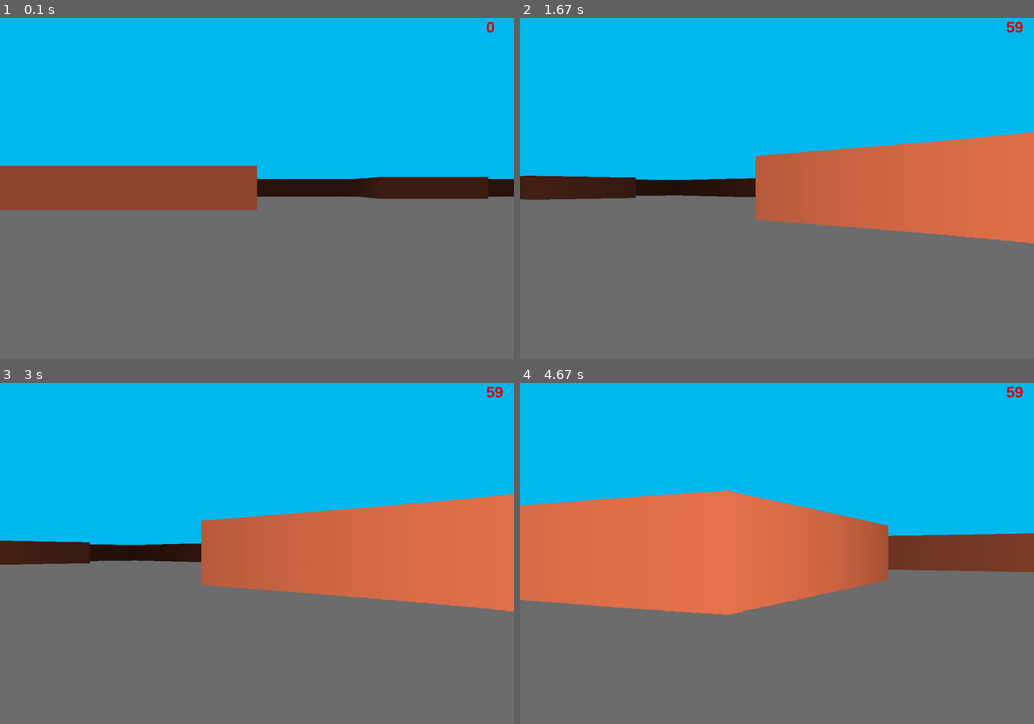
Above: before the commit, frames 1-4 (two rows, left to right).
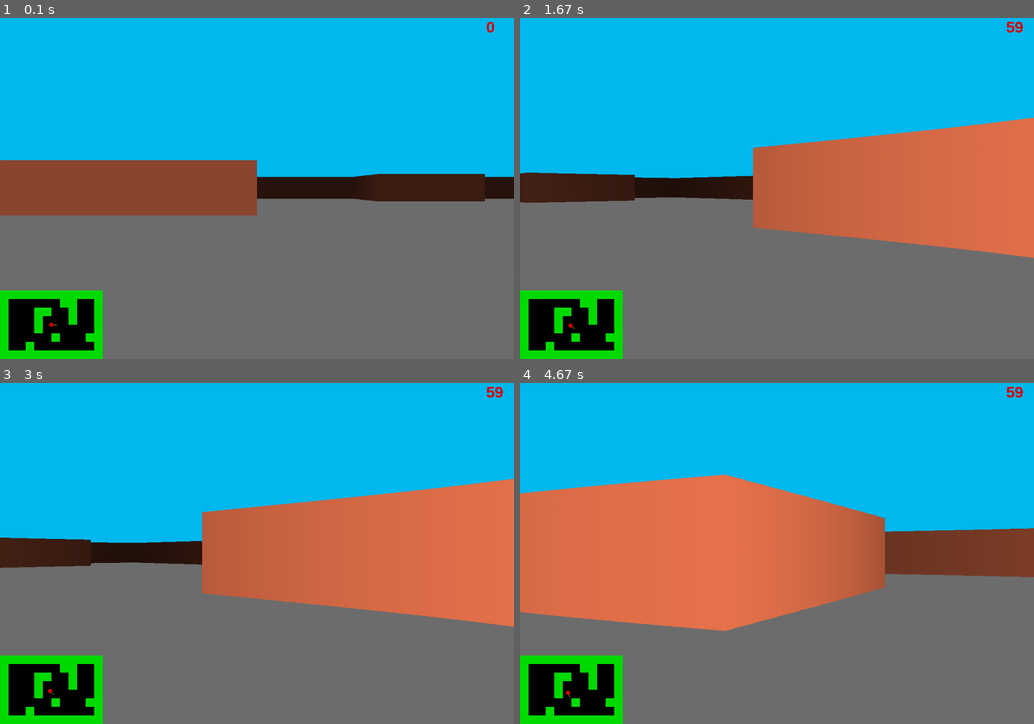
Above: after the commit, the same moments.

Repository: Ingv4r/3d_pygame
Game: pygame game, started from main.py
Same seed, same stepped clock (60 frames per second), same inputs: the game is played once before the commit and once after it.
Inputs:
- Up to frame 1 (0.1 s): no input
- Up to frame 2 (1.67 s): hold Right 0.33-0.8 s; hold Right 0.83-1.3 s; hold D 0.83-1.3 s; hold Left from 1.33 s (still down); hold A from 1.33 s (still down)
- Up to frame 3 (3 s): release Left at 1.87 s; release A at 1.87 s; hold Left 1.9-2.3 s; hold A 1.9-2.3 s; hold Right 2.33-2.97 s; hold D 2.33-2.97 s
- Up to frame 4 (4.67 s): hold Left 3-3.47 s; hold A 3-3.47 s; hold Right 3.5-3.97 s; hold D 3.5-3.97 s; hold Right 4-4.47 s; hold D 4-4.47 s; hold Left from 4.5 s (still down); hold A from 4.5 s (still down)

The runs differ from the first frame. In frame 1, 6.5% of the frame differs, in the area x 0-100%, y 41-100%; in frame 2, 8.6%; in frame 3, 9.0%; in frame 4, 11%, in the area x 0-100%, y 26-100%.

Commit message:
optimization and adding a minimap

Diff:
--- a/drawing.py
+++ b/drawing.py
@@ -1,10 +1,12 @@
 import pygame
 from settings import *
 from ray_casting import ray_casting
+from map import mini_map
 
 class Drawing():
-    def __init__(self, screen):
+    def __init__(self, screen, sc_map):
         self.screen = screen
+        self.sc_map = sc_map
         self.font = pygame.font.SysFont('Arial', 36, bold=True)
 
     def background(self):
@@ -18,3 +20,15 @@
         display_fps = str(int(clock.get_fps()))
         render = self.font.render(display_fps, False, RED)
         self.screen.blit(render, FPS_POS)
+
+    def mini_map(self, player):
+        self.sc_map.fill(BLACK)
+        map_x, map_y = player.x // MAP_SCALE, player.y // MAP_SCALE
+        pygame.draw.line(self.sc_map, YELLOW, (map_x, map_y),
+                        (map_x + 12 * math.cos(player.angle),
+                        map_y + 12 * math.sin(player.angle))
+                        )
+        pygame.draw.circle(self.sc_map, RED, (int(map_x), int(map_y)), 5)
+        for x, y in mini_map:
+            pygame.draw.rect(self.sc_map, GREEN, (x, y, MAP_TILE, MAP_TILE))
+        self.screen.blit(self.sc_map, MAP_POS)
--- a/main.py
+++ b/main.py
@@ -3,14 +3,14 @@
 from settings import *
 from player import Player
 from map import world_map
-from ray_casting import ray_casting
 from drawing import Drawing
 
 pg.init()
 screen = pg.display.set_mode((WIDTH, HEIGHT))
+sc_map = pg.Surface((WIDTH // MAP_SCALE, HEIGHT // MAP_SCALE))
 clock = pg.time.Clock()
 player = Player()
-drawing = Drawing(screen)
+drawing = Drawing(screen, sc_map)
 
 while running:
     for event in pg.event.get():
@@ -28,14 +28,8 @@
     drawing.background()
     drawing.world(player.pos, player.angle)
     drawing.fps(clock)
+    drawing.mini_map(player)
 
-    #pg.draw.circle(screen, GREEN, (int(player.x), int(player.y)), 8)
-    #pg.draw.line(screen, GREEN, player.pos,
-    #(player.x + WIDTH * math.cos(player.angle),
-    #player.y + WIDTH * math.sin(player.angle)))
-#
-    #for x, y in world_map:
-    #    pg.draw.rect(screen, DARKGREY, (x, y, TILE, TILE), 2)
 
 
     pg.display.flip()
--- a/map.py
+++ b/map.py
@@ -2,7 +2,7 @@
 
 text_map = [
     'WWWWWWWWWWWW',
-    'W......WW...W',
+    'W......WW..W',
     'W...WW..W..W',
     'W...W...W..W',
     'W...W......W',
@@ -12,7 +12,9 @@
 ]
 
 world_map = set()
+mini_map = set()
 for j, row in enumerate(text_map):
     for i, char in enumerate(row):
         if char == 'W':
             world_map.add((i * TILE, j * TILE))
+            mini_map.add((i * MAP_TILE, j * MAP_TILE))
--- a/ray_casting.py
+++ b/ray_casting.py
@@ -1,24 +1,65 @@
+from re import T
 import pygame
 from settings import *
 from map import world_map
 
+#def ray_casting(screen, player_pos, player_angle):
+#    cur_angle = player_angle - HALF_FOV
+#    xo, yo = player_pos
+#    for ray in range(NUM_RAYS):
+#        sin_a = math.sin(cur_angle)
+#        cos_a = math.cos(cur_angle)
+#        for depth in range(MAX_DEPTH):
+#            x = xo + depth * cos_a
+#            y = yo + depth * sin_a
+#            #pygame.draw.line(screen, DARKGREY, player_pos, (x, y), 2)
+#            if (x // TILE * TILE, y // TILE * TILE) in world_map:
+#                depth *= math.cos(player_angle - cur_angle)
+#                proj_height = PROJ_COEF / depth
+#                c = 255 / (1 + depth * depth * 0.00002)
+#                color = (c, c // 2, c // 3)
+#                pygame.draw.rect(screen, color,
+#                    (ray * SCALE, HALF_HEIGHT - proj_height // 2, SCALE, proj_height
+#                    ))
+#                break
+#        cur_angle += DELTA_ANGLE
+def mapping(a, b):
+    return (a // TILE) * TILE, (b // TILE) * TILE
+
+
 def ray_casting(screen, player_pos, player_angle):
+    ox, oy = player_pos
+    xm, ym = mapping(ox, oy)
     cur_angle = player_angle - HALF_FOV
-    xo, yo = player_pos
     for ray in range(NUM_RAYS):
         sin_a = math.sin(cur_angle)
         cos_a = math.cos(cur_angle)
-        for depth in range(MAX_DEPTH):
-            x = xo + depth * cos_a
-            y = yo + depth * sin_a
-            #pygame.draw.line(screen, DARKGREY, player_pos, (x, y), 2)
-            if (x // TILE * TILE, y // TILE * TILE) in world_map:
-                depth *= math.cos(player_angle - cur_angle)
-                proj_height = PROJ_COEF / depth
-                c = 255 / (1 + depth * depth * 0.00002)
-                color = (c, c // 2, c // 3)
-                pygame.draw.rect(screen, color,
-                    (ray * SCALE, HALF_HEIGHT - proj_height // 2, SCALE, proj_height
-                    ))
+
+        #verticals
+        x, dx = (xm + TILE, 1) if cos_a >= 0 else (xm, -1)
+        for i in range(0, WIDTH, TILE):
+            depth_v = (x - ox) / cos_a
+            y = oy + depth_v * sin_a
+            if mapping(x + dx, y) in world_map:
                 break
+            x += dx * TILE
+
+        #horizontals
+        y, dy = (ym + TILE, 1) if sin_a >= 0 else (ym, -1)
+        for i in range(0, HEIGHT, TILE):
+            depth_h = (y - oy) / sin_a
+            x = ox + depth_h * cos_a
+            if mapping(x, y + dy) in world_map:
+                break
+            y += dy * TILE
+
+        #projection
+        depth = depth_v if depth_v < depth_h else depth_h
+        depth *= math.cos(player_angle - cur_angle)
+        proj_height = PROJ_COEF / depth
+        c = 255 / (1 + depth * depth * 0.00002)
+        color = (c, c // 2, c // 3)
+        pygame.draw.rect(screen, color,
+            (ray * SCALE, HALF_HEIGHT - proj_height // 2, SCALE, proj_height
+            ))
         cur_angle += DELTA_ANGLE
--- a/settings.py
+++ b/settings.py
@@ -10,14 +10,19 @@
 TILE = 100
 FPS_POS = (WIDTH - 65, 5)
 
+#minimap setttings
+MAP_SCALE = 5
+MAP_TILE = TILE // MAP_SCALE
+MAP_POS = (0, HEIGHT - HEIGHT // MAP_SCALE)
+
 #ray casting settings
 FOV = math.pi / 3
 HALF_FOV = FOV / 2
-NUM_RAYS = 120
+NUM_RAYS = 300
 MAX_DEPTH = 800
 DELTA_ANGLE = FOV / NUM_RAYS
 DIST = NUM_RAYS / (2 * math.tan(HALF_FOV))
-PROJ_COEF = 2 * DIST * TILE
+PROJ_COEF = DIST * TILE
 SCALE = WIDTH // NUM_RAYS
 
 #player setting
@@ -34,3 +39,4 @@
 DARKGREY = (110, 110, 110)
 PURPLE = (120, 0, 120)
 SKYBLUE = (0, 186, 240)
+YELLOW = (220, 220, 0)
